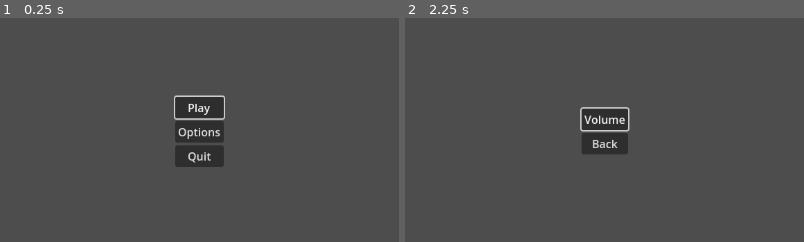
Above: before the commit, frames 1-2 (left to right).
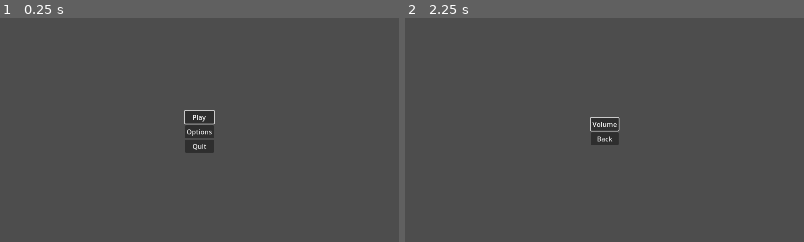
Above: after the commit, the same moments.

Repository: UN-Games/tunnels
Game: Godot game, scene res://scenes/main.tscn
Two runs of this game, one before a commit and one after it. Both use one fixed random seed, a clock stepped at 60 frames per second and the inputs below.
Inputs:
- Up to frame 1 (0.25 s): no input
- Up to frame 2 (2.25 s): click "Options" at 0.5 s; click "Back" at 1.25 s; click "Options" at 2 s
The pictures show only the part of the screen within x 25-75%, y 25-75%; the shares and areas given below are measured in that part.

The runs differ from the first frame. In frame 1, 2.9% of the frame differs, in the area x 43-57%, y 34-67%; in frame 2, 1.9%.

Commit message:
Added zoom in and zoom out to the camera

Diff:
--- a/project.godot
+++ b/project.godot
@@ -14,6 +14,11 @@
 run/main_scene="res://scenes/main.tscn"
 config/features=PackedStringArray("4.2", "GL Compatibility")
 config/icon="res://assets/icons/icon.svg"
+
+[display]
+
+window/size/viewport_width=1920
+window/size/viewport_height=1080
 
 [file_customization]
 
@@ -83,6 +88,27 @@
 , Object(InputEventKey,"resource_local_to_scene":false,"resource_name":"","device":-1,"window_id":0,"alt_pressed":false,"shift_pressed":false,"ctrl_pressed":false,"meta_pressed":false,"pressed":false,"keycode":0,"physical_keycode":68,"key_label":0,"unicode":100,"echo":false,"script":null)
 ]
 }
+quit={
+"deadzone": 0.5,
+"events": [Object(InputEventKey,"resource_local_to_scene":false,"resource_name":"","device":-1,"window_id":0,"alt_pressed":false,"shift_pressed":false,"ctrl_pressed":false,"meta_pressed":false,"pressed":false,"keycode":0,"physical_keycode":4194305,"key_label":0,"unicode":0,"echo":false,"script":null)
+]
+}
+camera_pan={
+"deadzone": 0.5,
+"events": [Object(InputEventMouseButton,"resource_local_to_scene":false,"resource_name":"","device":-1,"window_id":0,"alt_pressed":false,"shift_pressed":false,"ctrl_pressed":false,"meta_pressed":false,"button_mask":0,"position":Vector2(0, 0),"global_position":Vector2(0, 0),"factor":1.0,"button_index":2,"canceled":false,"pressed":false,"double_click":false,"script":null)
+, Object(InputEventMouseButton,"resource_local_to_scene":false,"resource_name":"","device":-1,"window_id":0,"alt_pressed":false,"shift_pressed":false,"ctrl_pressed":false,"meta_pressed":false,"button_mask":0,"position":Vector2(0, 0),"global_position":Vector2(0, 0),"factor":1.0,"button_index":3,"canceled":false,"pressed":false,"double_click":false,"script":null)
+]
+}
+camera_zoom_in={
+"deadzone": 0.5,
+"events": [Object(InputEventMouseButton,"resource_local_to_scene":false,"resource_name":"","device":-1,"window_id":0,"alt_pressed":false,"shift_pressed":false,"ctrl_pressed":false,"meta_pressed":false,"button_mask":0,"position":Vector2(0, 0),"global_position":Vector2(0, 0),"factor":1.0,"button_index":4,"canceled":false,"pressed":false,"double_click":false,"script":null)
+]
+}
+camera_zoom_out={
+"deadzone": 0.5,
+"events": [Object(InputEventMouseButton,"resource_local_to_scene":false,"resource_name":"","device":-1,"window_id":0,"alt_pressed":false,"shift_pressed":false,"ctrl_pressed":false,"meta_pressed":false,"button_mask":0,"position":Vector2(0, 0),"global_position":Vector2(0, 0),"factor":1.0,"button_index":5,"canceled":false,"pressed":false,"double_click":false,"script":null)
+]
+}
 
 [rendering]
 
--- /dev/null
+++ b/scenes/game/GodMovement.gd
@@ -0,0 +1,49 @@
+extends Node3D
+
+
+# Called when the node enters the scene tree for the first time.
+func _ready() -> void:
+	pass # Replace with function body.
+
+
+# Called every frame. 'delta' is the elapsed time since the previous frame.
+func _process(delta: float) -> void:
+	# Move the node 1 unit per second. with awsd
+
+
+func _input(event):
+	if event is InputEventMouseMotion:
+		rotate_y(deg2rad(-event.relative.x * 0.1))
+		rotate_x(deg2rad(-event.relative.y * 0.1))
+		#rotate_y(deg2rad(-event.relative.x * 0.1))
+		#rotate_x(deg2rad(-event.relative.y * 0.1))
+		#rotate_y(deg2rad(-event.relative.x * 0.1))
+		#rotate_x(deg2rad(-event.relative.y * 0.1))
+		#rotate_y(deg2rad(-event.relative.x * 0.1))
+		#rotate_x(deg2rad(-event.relative.y * 0.1))
+		#rotate_y(deg2rad(-event.relative.x * 0.1))
+		#rotate_x(deg2rad(-event.relative.y * 0.1))
+		#rotate_y(deg2rad(-event.relative.x * 0.1))
+		#rotate_x(deg2rad(-event.relative.y * 0.1))
+		#rotate_y(deg2rad(-event.relative.x * 0.1))
+		#rotate_x(deg2rad(-event.relative.y * 0.1))
+		#rotate_y(deg2rad(-event.relative.x * 0.1))
+		#rotate_x(deg2rad(-event.relative.y * 0.1))
+		#rotate_y(deg2rad(-event.relative.x * 0.1))
+		#rotate_x(deg2rad(-event.relative.y * 0.1))
+
+	if event is InputEventMouseButton:
+		if event.button_index == BUTTON_LEFT and event.pressed:
+			# Get the mouse position from the event.
+			var mouse_pos = event.position
+			# Get the mouse position relative to the viewport.
+			var viewport = get_viewport()
+			var mouse_pos_rel = mouse_pos - viewport.get_mouse_position()
+			# Get the ray from the camera to the mouse position.
+			var ray_origin = camera.project_ray_origin(mouse_pos_rel)
+			var ray_dir = camera.project_ray_normal(mouse_pos_rel)
+			var ray_length = 1000
+			var ray_end = ray_origin + ray_dir * ray_length
+			# Create a PhysicsDirectSpaceState object.
+			var space_state = get_world().direct_space_state
+			# Perform the raycast
--- /dev/null
+++ b/scenes/game/game_world.gd
@@ -0,0 +1,8 @@
+extends Node3D
+
+
+# Called when the node enters the scene tree for the first time.
+func _ready() -> void:
+	# Instantiate the level1 scene.
+	var level1 = preload("res://scenes/game/levels/level1.tscn")
+	add_child(level1.instantiate())
--- a/scenes/game/game_world.tscn
+++ b/scenes/game/game_world.tscn
@@ -1,3 +1,47 @@
-[gd_scene format=3 uid="uid://jm40vheiaay1"]
+[gd_scene load_steps=4 format=3 uid="uid://jm40vheiaay1"]
+
+[ext_resource type="Script" path="res://scenes/game/game_world.gd" id="1_78whg"]
+[ext_resource type="Script" path="res://scenes/game/god_movement.gd" id="2_ubci8"]
+
+[sub_resource type="QuadMesh" id="QuadMesh_4m4f4"]
 
 [node name="GameWorld" type="Node3D"]
+script = ExtResource("1_78whg")
+
+[node name="GodMovement" type="Node3D" parent="."]
+transform = Transform3D(1, 0, 0, 0, 0.5, 0.866025, 0, -0.866025, 0.5, 0, 1, 1)
+script = ExtResource("2_ubci8")
+pan_speed = null
+allow_pan = null
+min_zoom = 2
+max_zoom = 25
+zoom_speed = 4.0
+zoom_speed_damp = 0.8
+zoom_to_cursor = true
+
+[node name="Camera3D" type="Camera3D" parent="GodMovement"]
+unique_name_in_owner = true
+transform = Transform3D(1, 0, 0, 0, 1, 0, 0, 0, 1, 0, 0, 1)
+current = true
+fov = 90.0
+size = 2.0
+
+[node name="MeshInstance3D" type="MeshInstance3D" parent="."]
+transform = Transform3D(1, 0, 0, 0, -4.37114e-08, 1, 0, -1, -4.37114e-08, 0, 0, 0)
+mesh = SubResource("QuadMesh_4m4f4")
+
+[node name="MeshInstance3D2" type="MeshInstance3D" parent="."]
+transform = Transform3D(1, 0, 0, 0, 1, 0, 0, 0, 1, 0, 0.5, -0.5)
+mesh = SubResource("QuadMesh_4m4f4")
+
+[node name="MeshInstance3D4" type="MeshInstance3D" parent="."]
+transform = Transform3D(3, 0, 0, 0, -1.31134e-07, 3, 0, -3, -1.31134e-07, 0, -2.42583, 6.23252e-08)
+mesh = SubResource("QuadMesh_4m4f4")
+
+[node name="MeshInstance3D5" type="MeshInstance3D" parent="."]
+transform = Transform3D(3, 0, 0, 0, 3, 0, 0, 0, 3, 0.00703144, -0.890487, -1.71887)
+mesh = SubResource("QuadMesh_4m4f4")
+
+[node name="MeshInstance3D3" type="MeshInstance3D" parent="."]
+transform = Transform3D(1, 0, 0, 0, 1, 0, 0, 0, 1, 0, 0.5, 0.5)
+mesh = SubResource("QuadMesh_4m4f4")
--- /dev/null
+++ b/scenes/game/god_movement.gd
@@ -0,0 +1,153 @@
+extends Node3D
+
+@onready var camera: Camera3D = %Camera3D
+@onready var viewport_width: int = get_viewport().get_size().x
+@onready var viewport_height: int = get_viewport().get_size().y
+@onready var viewport_min_x_move: int = viewport_width
+@onready var viewport_min_y_move: int = viewport_height
+# export the pan speed with a slider from 0 to 10 by 0.5 increments
+@export_range(0, 10, 0.5) var pan_speed: float = 2.0
+@export var allow_pan: bool = true
+# zoom
+@export_range(0, 1000) var min_zoom: int = 1
+@export_range(0, 1000) var max_zoom: int = 90
+@export_range(0, 1000, 0.1) var zoom_speed: float = 2.0
+@export_range(0, 1, 0.05) var zoom_speed_damp: float = 0.5
+
+# flags
+
+@export var zoom_to_cursor: bool = false
+
+var viewportMousePos = Vector2(0,0)
+
+var _last_mouse_pos: Vector2 = Vector2()
+var _last_zoomed_in_pos: Vector2 = Vector2()
+var _last_zoomed_out_pos: Vector2 = Vector2()
+var _zooming_in: bool = false
+var _zooming_out: bool = false
+var _is_panning: bool = false
+var _zoom_direction: float = 0
+
+
+const GROUND_PLANE = Plane(Vector3.UP, 0)
+const RAY_LENGTH = 1000
+
+# Called when the node enters the scene tree for the first time.
+func _ready() -> void:
+	pass # Replace with function body.
+
+
+# Called every frame. 'delta' is the elapsed time since the previous frame.
+func _process(delta: float) -> void:
+	_zoom(delta)
+	# _pan(delta)
+	# debug position
+	#position.x = move_toward(position.x, viewportMousePos.x, viewport_min_x_move * 1)
+	# move the camera in negative local z
+
+
+func _input(event):
+	if event is InputEventMouseMotion:
+		# debug
+		# if the mouse is on the edges minus a margin(25px) move the camera on the x axis
+		# if event.position.x < viewport_min_x_move * 0.5:
+		# 	# calculate a new x position for the camera to the left minus the width of the viewport
+		# 	var difference = (viewport_width - (int(position.x) % viewport_width))
+		# 	var new_x_pos = (position.x) - difference
+		# 	# Debug new_x_pos
+		# 	print(new_x_pos)
+		# 	position.x = move_toward(position.x, new_x_pos, difference * 0.001)
+		# 	# move the camera left
+		# elif event.position.x > get_viewport().get_size().x - (viewport_min_x_move * 0.5):
+		# 	# move the camera right
+		# 	var difference = (viewport_width - (int(position.x) % viewport_width))
+		# 	var new_x_pos = position.x + difference
+		# 	# Debug new_x_pos
+		# 	print(new_x_pos)
+		# 	#position.x += viewport_min_x_move
+		# 	position.x = move_toward(position.x, new_x_pos, difference * 1)
+		# else:
+		# 	viewportMousePos.x = 0
+		pass
+
+	if event.is_action_pressed("camera_pan"):
+		_is_panning = true
+		_last_mouse_pos = get_viewport().get_mouse_position()
+
+	if event.is_action_released("camera_pan"):
+		_is_panning = false
+
+	if event.is_action_pressed("camera_zoom_in"):
+		_zoom_direction = -1
+		_zooming_in = true
+
+	if event.is_action_pressed("camera_zoom_out"):
+		_zoom_direction = 1
+		_zooming_out = true
+
+	if event.is_action_released("camera_zoom_in"):
+		# if the mous pos in the viewport is less than half the viewport width set las
+		_last_zoomed_in_pos = get_viewport().get_mouse_position()
+
+	if event.is_action_released("camera_zoom_out"):
+		_last_zoomed_out_pos = get_viewport().get_mouse_position()
+
+func _pan(delta: float) -> void:
+	var displacement = _get_mouse_displacement()
+
+func _zoom(delta: float) -> void:
+	# calculate the new zoom
+	var new_zoom = clamp(
+		camera.position.z + _zoom_direction * zoom_speed * camera.position.z * delta,
+		min_zoom,
+		max_zoom
+		)
+	# save 3d position
+	var pointing_at = _get_ground_click_location()
+	# zoom, change local position
+	camera.position.z = new_zoom
+
+	if zoom_to_cursor and pointing_at != null:
+		_realign_camera(pointing_at)
+	# stop scrolling
+	_zoom_direction *= zoom_speed_damp
+	if abs(_zoom_direction) <= 0.001:
+		_zoom_direction = 0
+		_zooming_in = false
+		_zooming_out = false
+
+func _get_mouse_displacement() -> Vector2:
+	var current_mouse_pos = get_viewport().get_mouse_position()
+	var displacement = current_mouse_pos - _last_mouse_pos
+	_last_mouse_pos = current_mouse_pos
+	return displacement
+
+func _get_ground_click_location() -> Vector3:
+	var mouse_pos = get_viewport().get_mouse_position()
+	var ray_from = camera.project_ray_origin(mouse_pos)
+	var ray_to = ray_from + camera.project_ray_normal(mouse_pos) * RAY_LENGTH
+	return GROUND_PLANE.intersects_ray(ray_from, ray_to)
+
+func _realign_camera(location: Vector3) -> void:
+	var new_location:Vector3 = _get_ground_click_location()
+	var displacement:Vector3 = new_location - location
+	# if the x pos of the last zoomed in pos is less than the half width of the viewport
+	# and the x pos of the last zoomed out pos is greater than the half width of the viewport
+	if _last_zoomed_in_pos.x < viewport_width * 0.5 and _last_zoomed_out_pos.x > _last_zoomed_in_pos.x and _zooming_out:
+		displacement.x *= 0.1
+	# if the x pos of the last zoomed in pos is greater than the half width of the viewport
+	# and the x pos of the last zoomed out pos is less than the half width of the viewport
+	if _last_zoomed_in_pos.x > viewport_width * 0.5 and _last_zoomed_out_pos.x < _last_zoomed_in_pos.x and _zooming_out:
+		displacement.x *= 0.1
+
+	# if the y pos of the last zoomed in pos is less than the half height of the viewport
+	# and the y pos of the last zoomed out pos is greater than the half height of the viewport
+	if _last_zoomed_in_pos.y < viewport_height * 0.5 and _last_zoomed_out_pos.y > _last_zoomed_in_pos.y and _zooming_out:
+		displacement.y *= 0.1
+
+	# if the y pos of the last zoomed in pos is greater than the half height of the viewport
+	# and the y pos of the last zoomed out pos is less than the half height of the viewport
+	if _last_zoomed_in_pos.y > viewport_height * 0.5 and _last_zoomed_out_pos.y < _last_zoomed_in_pos.y and _zooming_out:
+		displacement.y *= 0.1
+
+	position -= displacement
--- /dev/null
+++ b/scenes/game/levels/level1.tscn
@@ -0,0 +1,19 @@
+[gd_scene load_steps=3 format=3 uid="uid://c18dd8k328vgq"]
+
+[sub_resource type="PlaneMesh" id="PlaneMesh_5emcx"]
+
+[sub_resource type="ConvexPolygonShape3D" id="ConvexPolygonShape3D_8q1r3"]
+points = PackedVector3Array(1.01587, 0.015873, 1.01587, -1.01587, -0.015873, -1.01587, -1.01587, 0.015873, -1.01587, 1.01587, -0.015873, -1.01587, -1.01587, -0.015873, 1.01587, -1.01587, 0.015873, 1.01587, 1.01587, 0.015873, -1.01587, 1.01587, -0.015873, 1.01587)
+
+[node name="Level1" type="Node3D"]
+
+[node name="Ground" type="Area3D" parent="."]
+
+[node name="MeshInstance3D" type="MeshInstance3D" parent="Ground"]
+mesh = SubResource("PlaneMesh_5emcx")
+
+[node name="CollisionShape3D" type="CollisionShape3D" parent="Ground"]
+shape = SubResource("ConvexPolygonShape3D_8q1r3")
+
+[node name="DirectionalLight3D" type="DirectionalLight3D" parent="."]
+transform = Transform3D(1, 0, 0, 0, 0.5, 0.866025, 0, -0.866025, 0.5, 0, 1, 0)
--- a/scenes/main.gd
+++ b/scenes/main.gd
@@ -5,3 +5,7 @@
 func _ready():
 	var main_menu = preload("res://scenes/menu/main_menu.tscn")
 	add_child(main_menu.instantiate())
+
+func _input(event: InputEvent) -> void:
+	if event.is_action_pressed("quit") || event.is_action_pressed("ui_cancel"):
+		get_tree().quit()
--- a/scenes/menu/main_menu.tscn
+++ b/scenes/menu/main_menu.tscn
@@ -30,14 +30,22 @@
 
 [node name="Play" type="Button" parent="MarginContainer/VBoxContainer"]
 layout_mode = 2
+focus_neighbor_left = NodePath("../Quit")
+focus_neighbor_top = NodePath("../Quit")
+focus_neighbor_right = NodePath("../Options")
 text = "Play"
 
 [node name="Options" type="Button" parent="MarginContainer/VBoxContainer"]
 layout_mode = 2
+focus_neighbor_left = NodePath("../Play")
+focus_neighbor_right = NodePath("../Quit")
 text = "Options"
 
 [node name="Quit" type="Button" parent="MarginContainer/VBoxContainer"]
 layout_mode = 2
+focus_neighbor_left = NodePath("../Options")
+focus_neighbor_right = NodePath("../Play")
+focus_neighbor_bottom = NodePath("../Play")
 text = "Quit
 "
 
--- a/scenes/menu/options/options.tscn
+++ b/scenes/menu/options/options.tscn
@@ -30,10 +30,18 @@
 
 [node name="Volume" type="Button" parent="MarginContainer/VBoxContainer"]
 layout_mode = 2
+focus_neighbor_left = NodePath("../Back")
+focus_neighbor_top = NodePath("../Back")
+focus_neighbor_right = NodePath("../Back")
+focus_neighbor_bottom = NodePath("../Back")
 text = "Volume"
 
 [node name="Back" type="Button" parent="MarginContainer/VBoxContainer"]
 layout_mode = 2
+focus_neighbor_left = NodePath("../Volume")
+focus_neighbor_top = NodePath("../Volume")
+focus_neighbor_right = NodePath("../Volume")
+focus_neighbor_bottom = NodePath("../Volume")
 text = "Back"
 
 [connection signal="pressed" from="MarginContainer/VBoxContainer/Volume" to="." method="_on_volume_pressed"]
